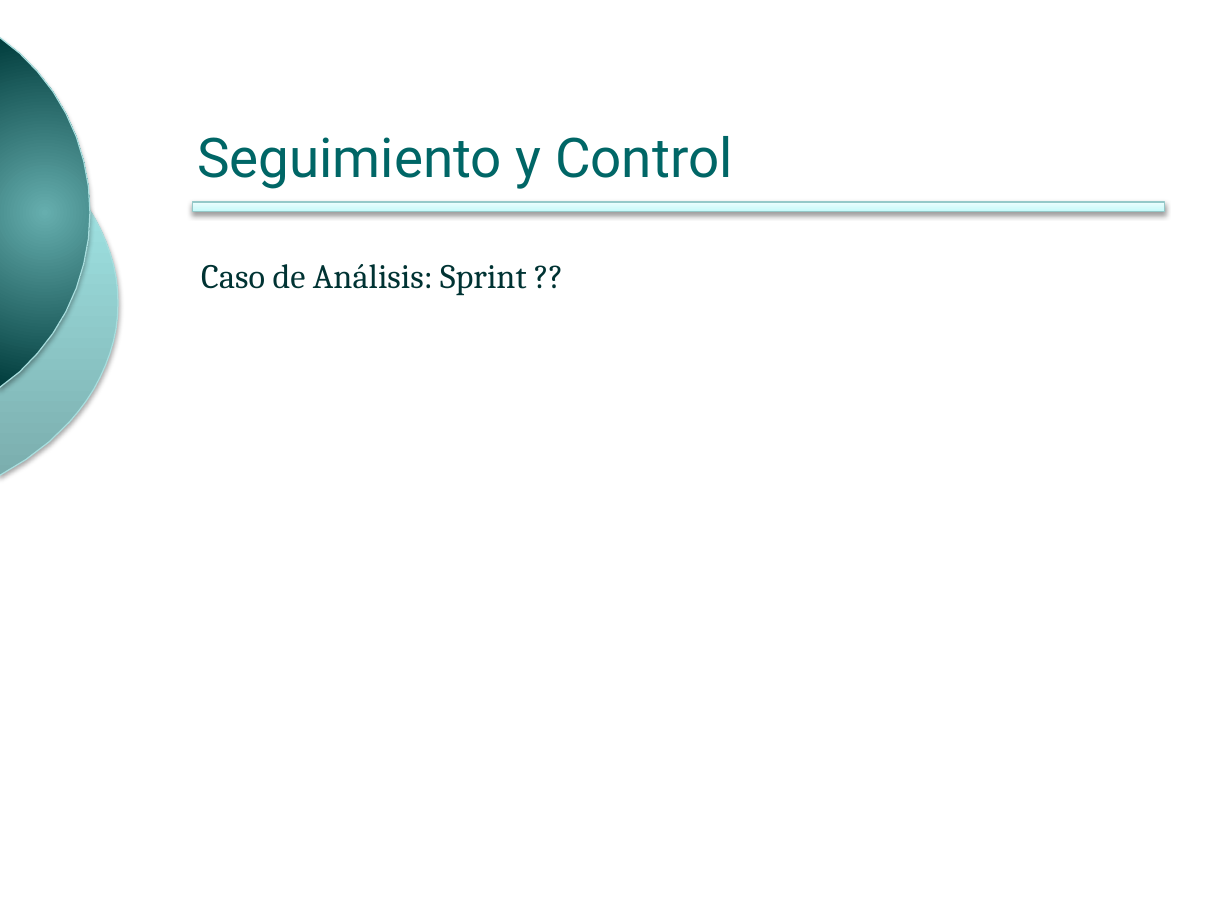
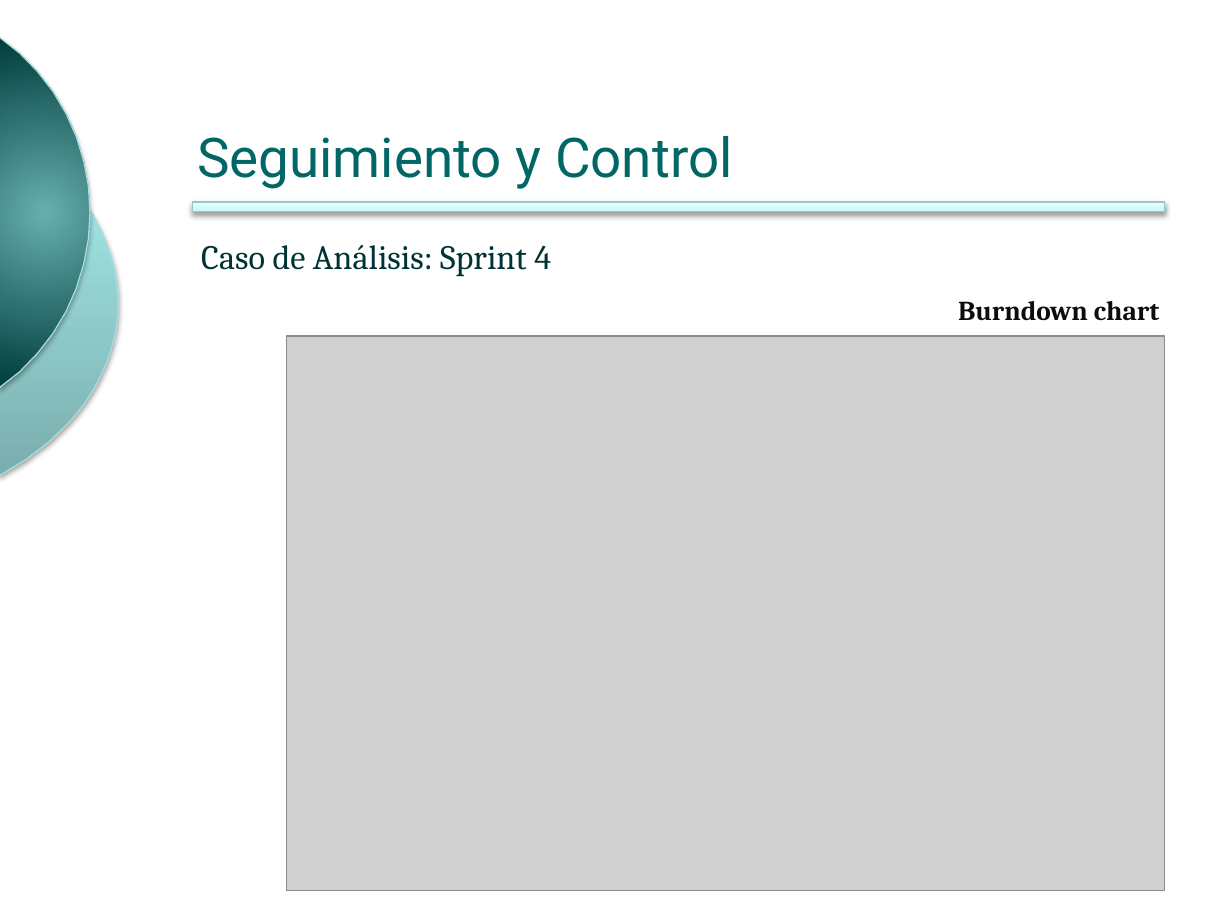
Before and after one commit to ingevy/taller-desarrollo-proyectos-ii-2do-2010, a slide deck: slide 8 of presentations/presentacionFinal.pptx. Drawn at 1232x924 pixels with LibreOffice and Linux fonts; fonts in the diff are those of the drawing; grey boxes stand for pictures; background and template pictures are left out. Boxes give left, top, right and bottom in pixels: in the first picture for what was removed or moved away, otherwise in the second. Text is boxed around its words. In the diff, an @@ line names an element or a change of style, - is before the commit and + after.

```diff
--- a/presentations/presentacionFinal.pptx
+++ b/presentations/presentacionFinal.pptx
@@ text at (201,245,551,277): text changed @@
-Caso de Análisis: Sprint ??
+Caso de Análisis: Sprint 4
@@ text added at (958,301,1159,321), 16 pt, text #0D0D0D, bold @@
+Burndown chart
@@ picture added at (286,336,1164,891) @@
```
Also in this commit, not shown: 3 other slides changed, 2 slides added, 1 slide removed, 2 other files.
